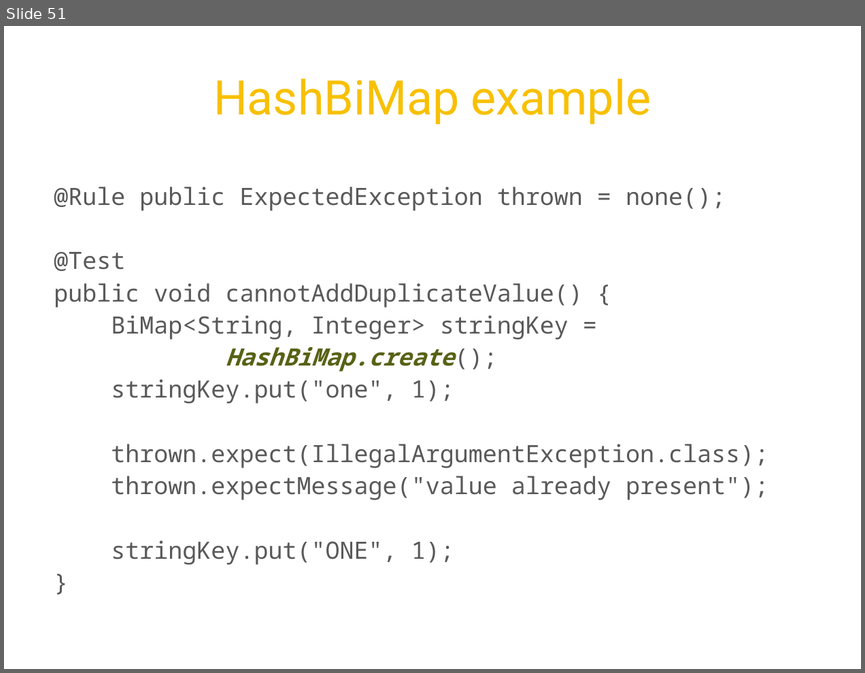
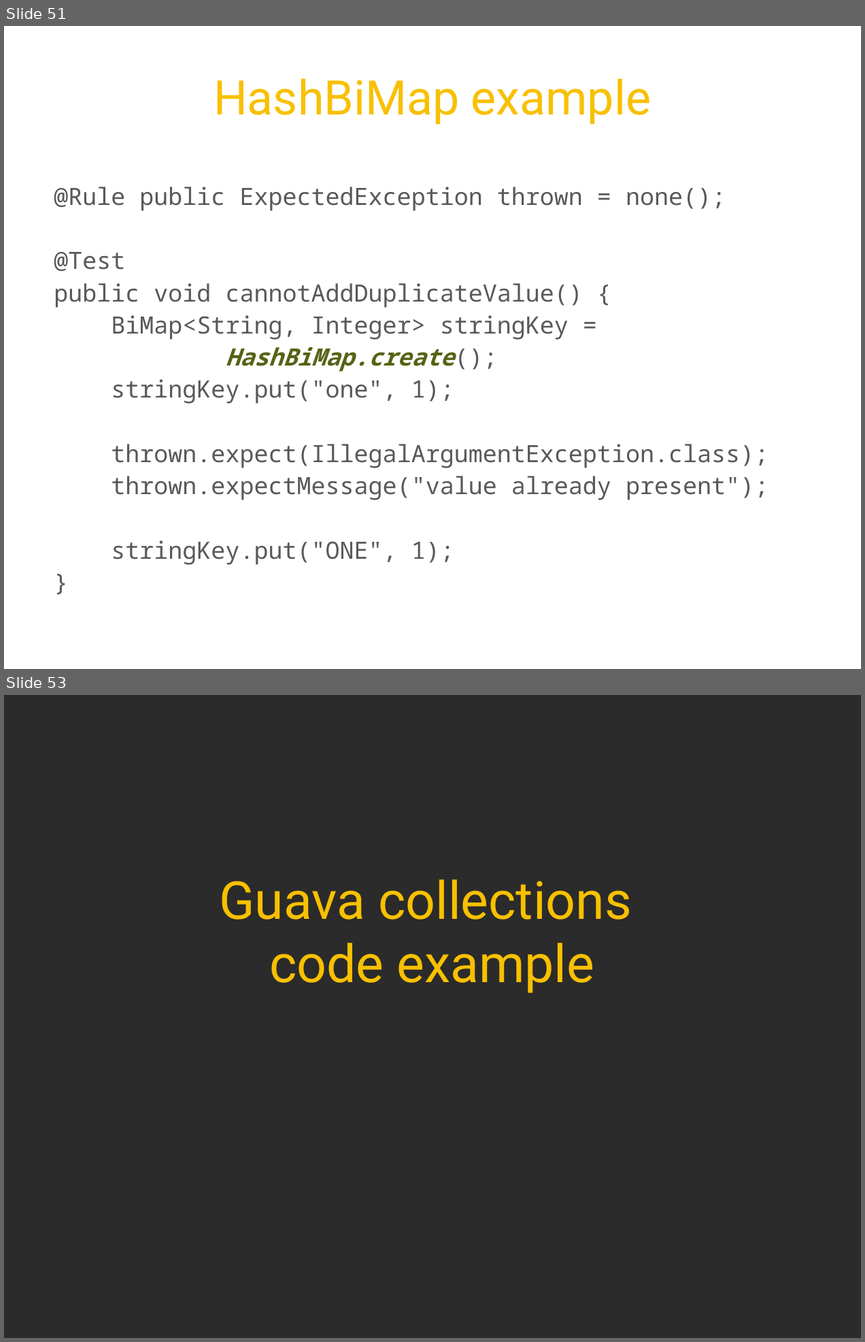
Before and after one commit to twoqubed/JavaMUG-Guava, a slide deck: JavaMUG - Guava.pptx. Shown one above the other, each under a label of ours: slide 51 before the commit, slides 51 and 53 after it; the slides between them are not shown. The pictures are 865x673 and 865x1342 pixels, drawn with LibreOffice and Linux fonts; fonts in the diff are those of the drawing; background and template pictures are left out; a plain dark background stands for a picture behind light text. Boxes give left, top, right and bottom in pixels: in the first picture for what was removed or moved away, otherwise in the second. Text is boxed around its words. In the diff, an @@ line names an element or a change of style, - is before the commit and + after.

```diff
--- a/JavaMUG - Guava.pptx
+++ b/JavaMUG - Guava.pptx
@@ slide 53 added at [4, 695, 861, 1338], background picture (left out) @@
@@ title added at [220, 879, 632, 993], 44 pt, text #F8C000 @@
+Guava collections
+code example
```
Also in this commit, not shown: 2 other slides added, 3 other files.
